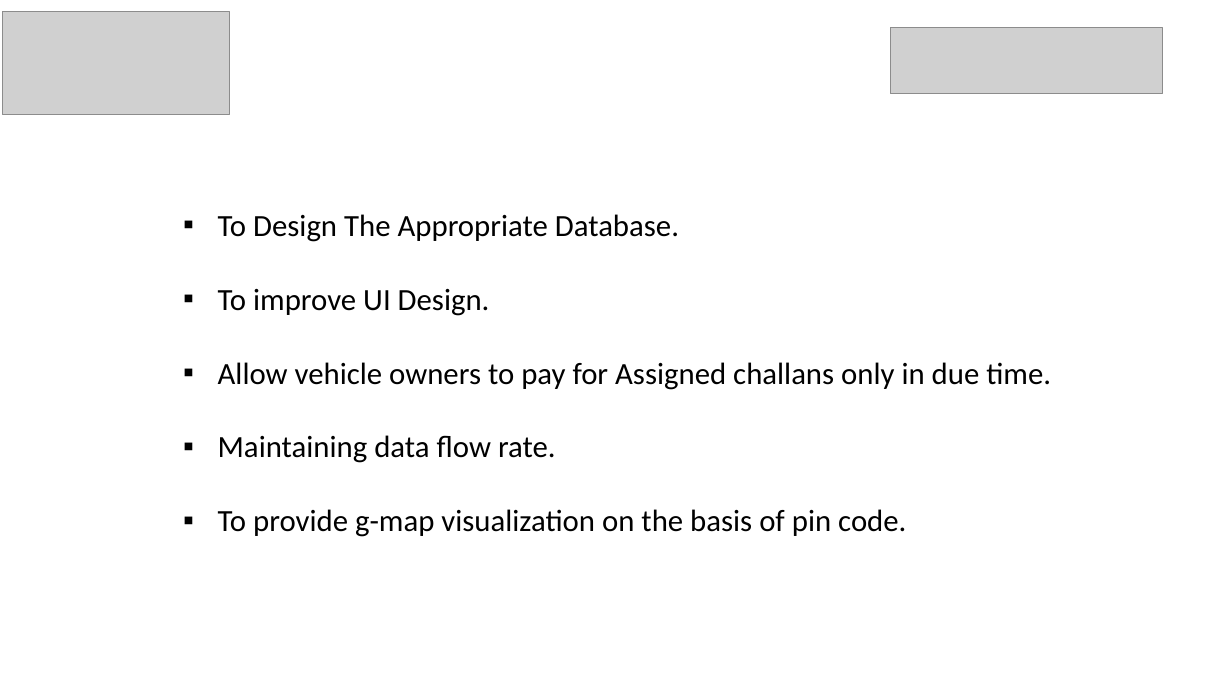
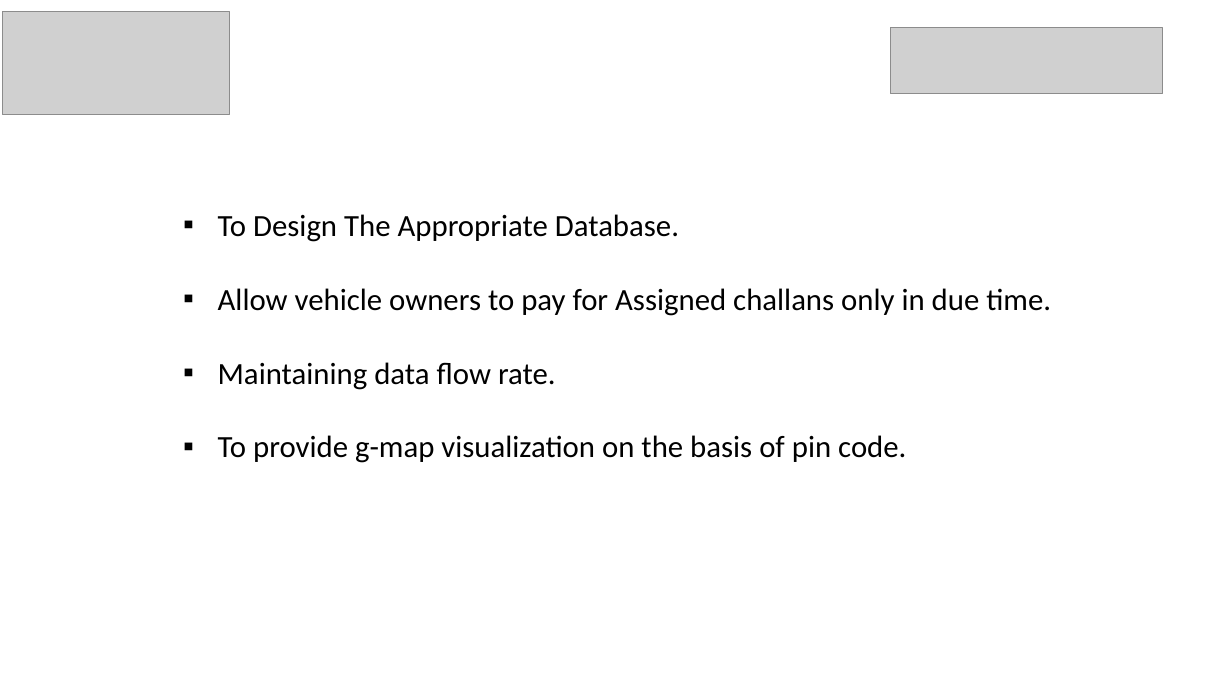
Before and after one commit to Sudhanshup7408/OnlineTrafficChallanPortal, a slide deck: slide 11 of MajorProject.pptx (slide 10 before the commit). Drawn at 1232x693 pixels with LibreOffice and Linux fonts; fonts in the diff are those of the drawing; grey boxes stand for pictures; background and template pictures are left out. Boxes give left, top, right and bottom in pixels: in the first picture for what was removed or moved away, otherwise in the second. Text is boxed around its words. In the diff, an @@ line names an element or a change of style, - is before the commit and + after.

```diff
--- a/MajorProject.pptx
+++ b/MajorProject.pptx
@@ text at [218,289,490,316]: paragraph removed @@
-▪ To improve UI Design.
```
Also in this commit, not shown: 2 other slides changed, 1 slide added, 3 other files.
